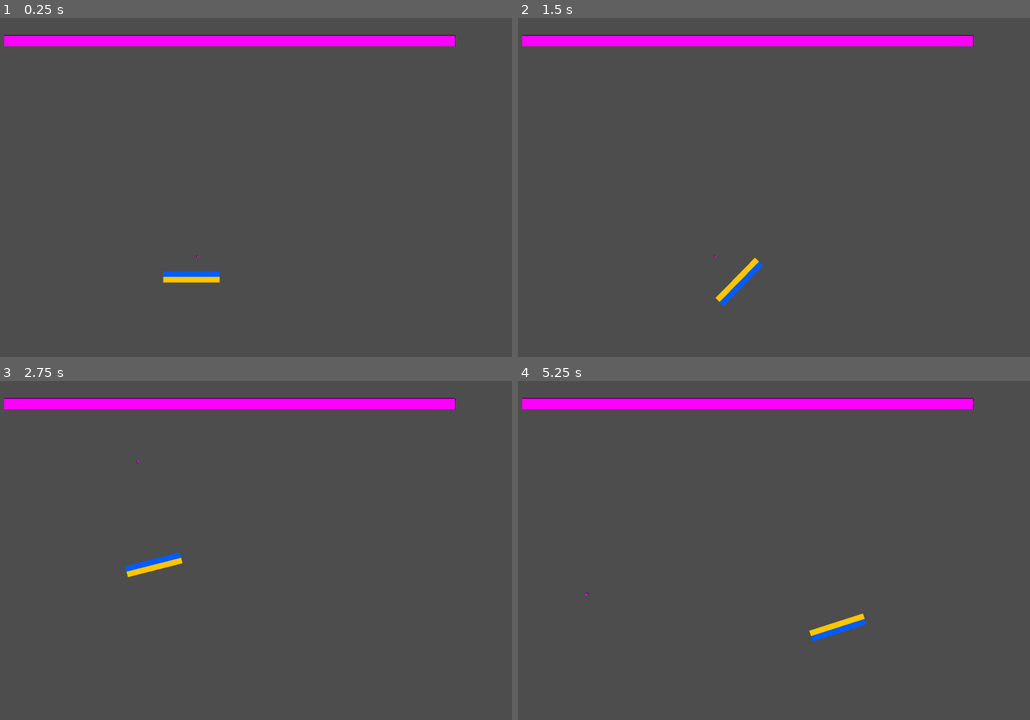
Above: before the commit, frames 1-4 (two rows, left to right).
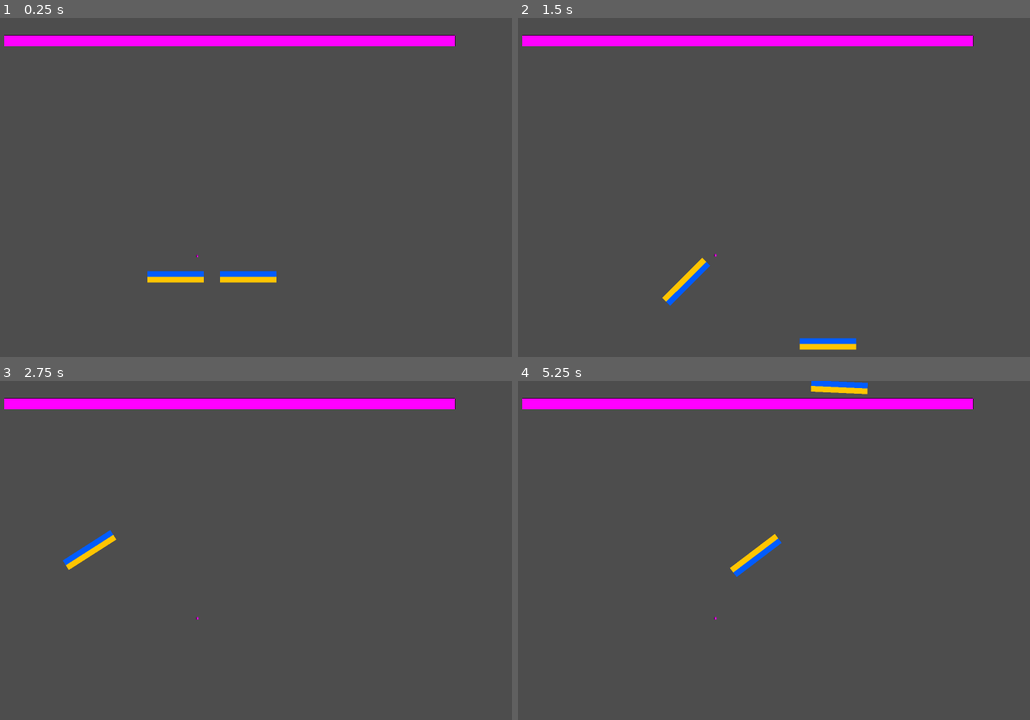
Above: after the commit, the same moments.

Repository: teros0/flappy-drone
Game: Godot game, scene res://scenes/squash.tscn
The game is run twice, just before and just after one commit, with the same random seed, the same clock (stepped at 60 frames per second) and the same inputs. This scene is started directly instead of the project's main scene.
Inputs (mouse positions are in pixels of both pictures, inside the frame that each line leads up to):
- Up to frame 1 (0.25 s): no input
- Up to frame 2 (1.5 s): move the mouse to (871, 170) at 0.52 s; hold Right (ui_right) 0.53-1.28 s; tap Space (push) at 0.6 s; click (871, 170) at 0.67 s; tap K (p2_down, bound only after the commit) at 0.8, 1.35 s; move the mouse to (635, 204) at 1.27 s; hold Down (ui_down) from 1.28 s (still down)
- Up to frame 3 (2.75 s): tap J (p2_left, bound only after the commit) at 1.55, 2.1 s; move the mouse to (286, 475) at 2.02 s; release Down (ui_down) at 2.03 s; hold Right (ui_right) from 2.03 s (still down); tap U (p2_push, bound only after the commit) at 2.3 s
- Up to frame 4 (5.25 s): move the mouse to (717, 618) at 2.77 s; release Right (ui_right) at 2.78 s; hold Up (ui_up) 2.78-3.53 s; tap U (p2_push, bound only after the commit) at 2.85 s; click (717, 618) at 2.92 s; tap L (p2_right, bound only after the commit) at 3.05, 3.6 s; move the mouse to (917, 601) at 3.52 s; hold Left (ui_left) 3.53-5.03 s; tap I (p2_up, bound only after the commit) at 3.8, 4.35 s; move the mouse to (579, 499) at 4.27 s; tap Space (push) at 4.55, 5.1 s; move the mouse to (774, 550) at 5.02 s; hold Down (ui_down) from 5.03 s (still down); click (774, 550) at 5.17 s

The runs differ from the first frame. In frame 1, 0.6% of the frame differs, in the area x 28-54%, y 74-79%; in frame 2, 1.2%, in the area x 28-67%, y 69-98%; in frame 3, 0.8%; in frame 4, 1.2%.

Commit message:
add second player to squash

Diff:
--- a/project.godot
+++ b/project.godot
@@ -40,6 +40,31 @@
 "events": [Object(InputEventKey,"resource_local_to_scene":false,"resource_name":"","device":-1,"window_id":0,"alt_press …(191 unchanged characters)…
 ]
 }
+p2_up={
+"deadzone": 0.2,
+"events": [Object(InputEventKey,"resource_local_to_scene":false,"resource_name":"","device":-1,"window_id":0,"alt_pressed":false,"shift_pressed":false,"ctrl_pressed":false,"meta_pressed":false,"pressed":false,"keycode":0,"physical_keycode":73,"key_label":0,"unicode":105,"location":0,"echo":false,"script":null)
+]
+}
+p2_down={
+"deadzone": 0.2,
+"events": [Object(InputEventKey,"resource_local_to_scene":false,"resource_name":"","device":-1,"window_id":0,"alt_pressed":false,"shift_pressed":false,"ctrl_pressed":false,"meta_pressed":false,"pressed":false,"keycode":0,"physical_keycode":75,"key_label":0,"unicode":107,"location":0,"echo":false,"script":null)
+]
+}
+p2_left={
+"deadzone": 0.2,
+"events": [Object(InputEventKey,"resource_local_to_scene":false,"resource_name":"","device":-1,"window_id":0,"alt_pressed":false,"shift_pressed":false,"ctrl_pressed":false,"meta_pressed":false,"pressed":false,"keycode":0,"physical_keycode":74,"key_label":0,"unicode":106,"location":0,"echo":false,"script":null)
+]
+}
+p2_right={
+"deadzone": 0.2,
+"events": [Object(InputEventKey,"resource_local_to_scene":false,"resource_name":"","device":-1,"window_id":0,"alt_pressed":false,"shift_pressed":false,"ctrl_pressed":false,"meta_pressed":false,"pressed":false,"keycode":0,"physical_keycode":76,"key_label":0,"unicode":108,"location":0,"echo":false,"script":null)
+]
+}
+p2_push={
+"deadzone": 0.2,
+"events": [Object(InputEventKey,"resource_local_to_scene":false,"resource_name":"","device":-1,"window_id":0,"alt_pressed":false,"shift_pressed":false,"ctrl_pressed":false,"meta_pressed":false,"pressed":false,"keycode":0,"physical_keycode":85,"key_label":0,"unicode":117,"location":0,"echo":false,"script":null)
+]
+}
 
 [physics]
 
--- a/scripts/copter.gd
+++ b/scripts/copter.gd
@@ -1,6 +1,13 @@
 extends RigidBody2D
 
 signal thrust_changed(new_value)
+
+@export var player_id: int = 1
+@export var thrust_up_action: StringName = &"ui_up"
+@export var thrust_down_action: StringName = &"ui_down"
+@export var rotate_left_action: StringName = &"ui_left"
+@export var rotate_right_action: StringName = &"ui_right"
+@export var push_action: StringName = &"push"
 
 @export var engine_power: float = 7000.0
 @export var torque_power: float = 100000.0
@@ -40,8 +47,8 @@
 	if _handle_push(delta):
 		return
 
-	var is_thrusting_up: bool = Input.is_action_pressed("ui_up")
-	var is_thrusting_down: bool = Input.is_action_pressed("ui_down")
+	var is_thrusting_up: bool = Input.is_action_pressed(thrust_up_action)
+	var is_thrusting_down: bool = Input.is_action_pressed(thrust_down_action)
 
 	var direction: int = 1 if is_thrusting_up else -1
 	_handle_thrust(delta, is_thrusting_up or is_thrusting_down, direction)
@@ -53,7 +60,7 @@
 
 
 func _handle_push(delta: float) -> bool:
-	if Input.is_action_just_pressed("push") and push_time_left <= 0.0 and return_time_left <= 0.0:
+	if Input.is_action_just_pressed(push_action) and push_time_left <= 0.0 and return_time_left <= 0.0:
 		_start_push()
 
 	# Forward jab
@@ -102,7 +109,7 @@
 
 
 func _handle_rotation() -> void:
-	var rotation_input: float = Input.get_axis("ui_left", "ui_right")
+	var rotation_input: float = Input.get_axis(rotate_left_action, rotate_right_action)
 	if rotation_input != 0.0:
 		apply_torque(rotation_input * torque_power)
 
--- a/scripts/squash.gd
+++ b/scripts/squash.gd
@@ -7,10 +7,22 @@
 
 # Ball-specific redirect config (bottom -> left/right random edge).
 @export var ball_bottom_redirect_enabled: bool = true
-@export var ball_left_spawn_y_range: Vector2 = Vector2(0.2, 0.8)
-@export var ball_right_spawn_y_range: Vector2 = Vector2(0.2, 0.8)
+@export var ball_left_spawn_y_range: Vector2 = Vector2(0.6, 0.8)
+@export var ball_right_spawn_y_range: Vector2 = Vector2(0.6, 0.8)
+
+# Local coop (player 2) bootstrap.
+@export var spawn_second_player: bool = true
+@export var second_player_spawn_offset: Vector2 = Vector2(350.0, 0.0)
+@export var p2_thrust_up_action: StringName = &"p2_up"
+@export var p2_thrust_down_action: StringName = &"p2_down"
+@export var p2_rotate_left_action: StringName = &"p2_left"
+@export var p2_rotate_right_action: StringName = &"p2_right"
+@export var p2_push_action: StringName = &"p2_push"
+
+var copters: Array[Node2D] = []
 
 func _ready() -> void:
+	_setup_players()
 	_setup_wrappers()
 
 func _process(_delta: float) -> void:
@@ -18,10 +30,11 @@
 
 
 func _setup_wrappers() -> void:
-	# Copter: standard both-axis wrap.
-	var copter_wrapper := _attach_wrapper(copter)
-	copter_wrapper.wrap_mode = WorldWrapper.WrapMode.BOTH
-	copter_wrapper.enable_bottom_redirect = false
+	# Copters: standard both-axis wrap.
+	for copter_node in copters:
+		var copter_wrapper := _attach_wrapper(copter_node)
+		copter_wrapper.wrap_mode = WorldWrapper.WrapMode.BOTH
+		copter_wrapper.enable_bottom_redirect = false
 
 	# Ball: both-axis wrap + diagonal-like bottom redirect to side edges.
 	var ball_wrapper := _attach_wrapper(ball)
@@ -29,6 +42,51 @@
 	ball_wrapper.enable_bottom_redirect = ball_bottom_redirect_enabled
 	ball_wrapper.left_edge_spawn_y_range = ball_left_spawn_y_range
 	ball_wrapper.right_edge_spawn_y_range = ball_right_spawn_y_range
+
+
+func _setup_players() -> void:
+	copters = [copter]
+	_configure_copter_inputs(copter, 1)
+
+	if not spawn_second_player:
+		return
+
+	var second_player := _ensure_second_player_exists()
+	if second_player:
+		copters.append(second_player)
+		_configure_copter_inputs(second_player, 2)
+
+
+func _ensure_second_player_exists() -> Node2D:
+	if has_node("Copter2"):
+		return $Copter2 as Node2D
+
+	var duplicated := copter.duplicate()
+	if not (duplicated is Node2D):
+		return null
+
+	var second_player := duplicated as Node2D
+	second_player.name = "Copter2"
+	second_player.position = copter.position + second_player_spawn_offset
+	add_child(second_player)
+	return second_player
+
+
+func _configure_copter_inputs(copter_node: Node2D, player_number: int) -> void:
+	if player_number == 1:
+		copter_node.set("player_id", 1)
+		copter_node.set("thrust_up_action", &"ui_up")
+		copter_node.set("thrust_down_action", &"ui_down")
+		copter_node.set("rotate_left_action", &"ui_left")
+		copter_node.set("rotate_right_action", &"ui_right")
+		copter_node.set("push_action", &"push")
+	else:
+		copter_node.set("player_id", 2)
+		copter_node.set("thrust_up_action", p2_thrust_up_action)
+		copter_node.set("thrust_down_action", p2_thrust_down_action)
+		copter_node.set("rotate_left_action", p2_rotate_left_action)
+		copter_node.set("rotate_right_action", p2_rotate_right_action)
+		copter_node.set("push_action", p2_push_action)
 
 
 func _attach_wrapper(target: Node2D) -> WorldWrapper:
